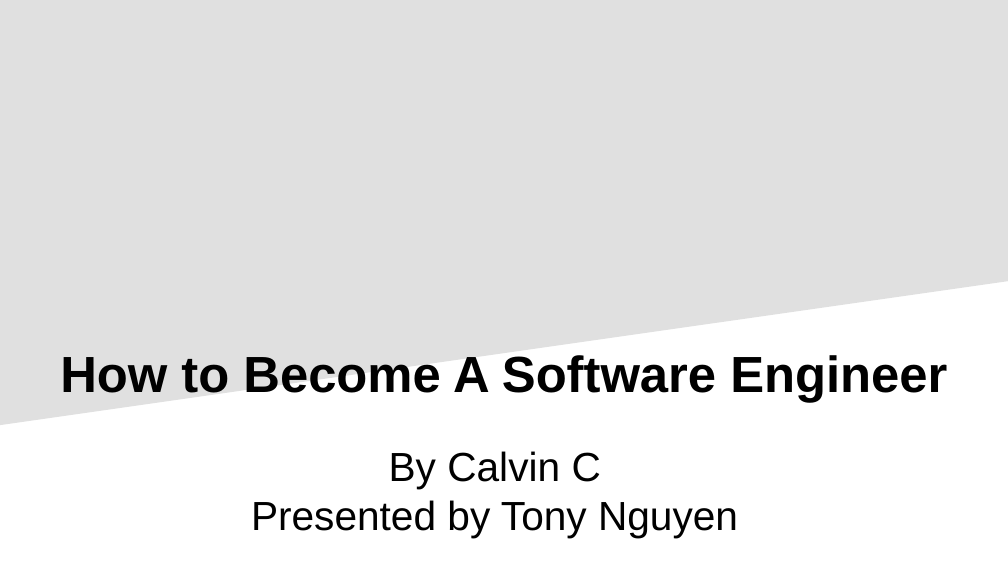
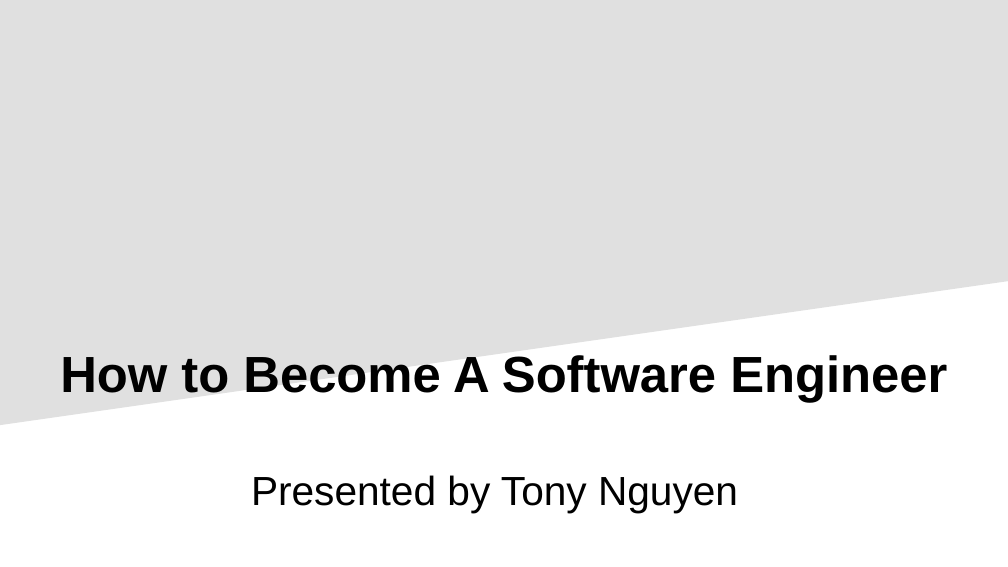
Before and after one commit to tonyern/techlahoma-lightning-talk-slides, a slide deck: slide 1 of Lightning Talk.odp. Drawn at 1008x567 pixels with LibreOffice and Linux fonts; fonts in the diff are those of the drawing. Boxes give left, top, right and bottom in pixels: in the first picture for what was removed or moved away, otherwise in the second. Text is boxed around its words. In the diff, an @@ line names an element or a change of style, - is before the commit and + after.

```diff
--- a/Lightning Talk.odp
+++ b/Lightning Talk.odp
@@ subtitle at bbox=[389, 451, 601, 489]: paragraph removed @@
-By Calvin C
```
Also in this commit, not shown: 3 other slides changed.
